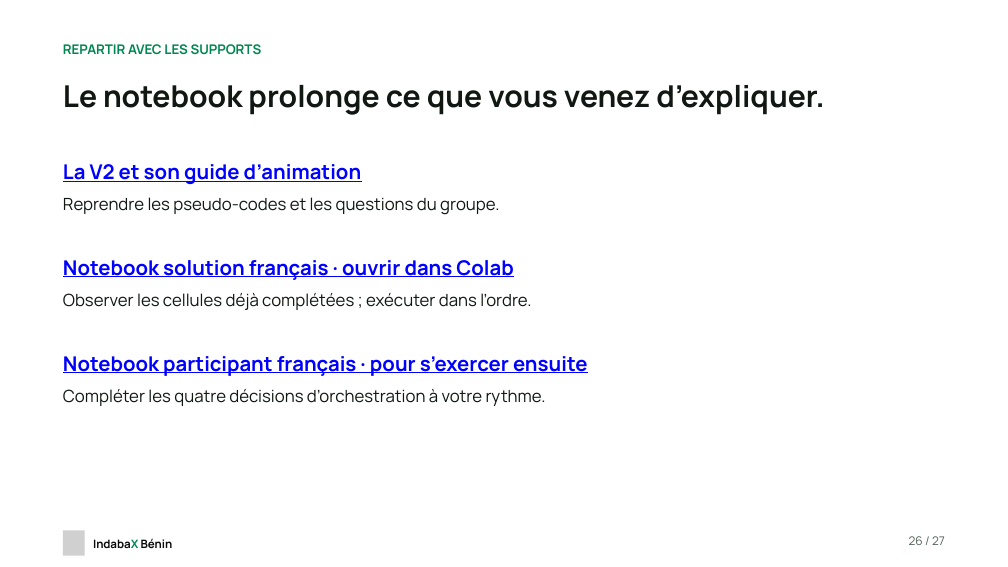
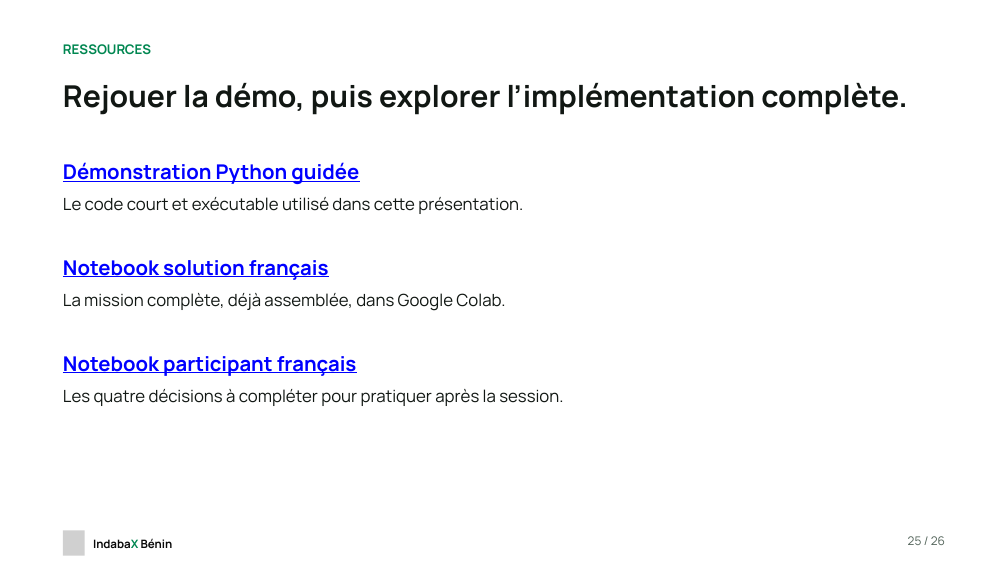
Before and after one commit to chabelbossa/indabax-reliable-ai-agents, a slide deck: slide 25 of slides/indabax-reliable-ai-agents-fr-v2.pptx (slide 26 before the commit). Drawn at 1008x567 pixels with LibreOffice and Linux fonts; fonts in the diff are those of the drawing; grey boxes stand for pictures. Boxes give left, top, right and bottom in pixels: in the first picture for what was removed or moved away, otherwise in the second. Text is boxed around its words. In the diff, an @@ line names an element or a change of style, - is before the commit and + after.

```diff
--- a/slides/indabax-reliable-ai-agents-fr-v2.pptx
+++ b/slides/indabax-reliable-ai-agents-fr-v2.pptx
@@ text at (x1=63, y1=44, x2=151, y2=55): text changed @@
-REPARTIR AVEC LES SUPPORTS
+RESSOURCES
@@ text at (x1=63, y1=83, x2=907, y2=115): text changed @@
-Le notebook prolonge ce que vous venez d’expliquer.
+Rejouer la démo, puis explorer l’implémentation complète.
@@ text at (x1=63, y1=162, x2=359, y2=184): text changed @@
-La V2 et son guide d’animation
+Démonstration Python guidée
@@ text at (x1=63, y1=197, x2=523, y2=214): text changed @@
-Reprendre les pseudo-codes et les questions du groupe.
+Le code court et exécutable utilisé dans cette présentation.
@@ text at (x1=63, y1=260, x2=329, y2=280): text changed @@
-Notebook solution français · ouvrir dans Colab
+Notebook solution français
@@ text at (x1=63, y1=293, x2=505, y2=311): text changed @@
-Observer les cellules déjà complétées ; exécuter dans l’ordre.
+La mission complète, déjà assemblée, dans Google Colab.
@@ text at (x1=63, y1=356, x2=357, y2=376): text changed @@
-Notebook participant français · pour s’exercer ensuite
+Notebook participant français
@@ text at (x1=63, y1=389, x2=563, y2=406): text changed @@
-Compléter les quatre décisions d’orchestration à votre rythme.
+Les quatre décisions à compléter pour pratiquer après la session.
@@ text at (x1=908, y1=536, x2=945, y2=545): text changed @@
-26 / 27
+25 / 26
```
Also in this commit, not shown: 8 other slides changed, 17 slides added, 18 slides removed, 5 other files.
